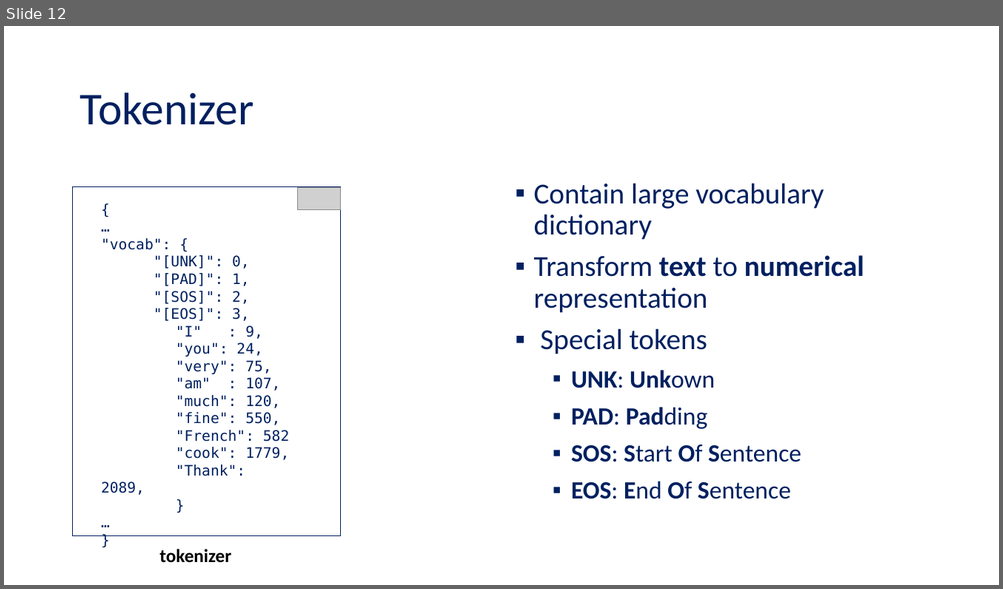
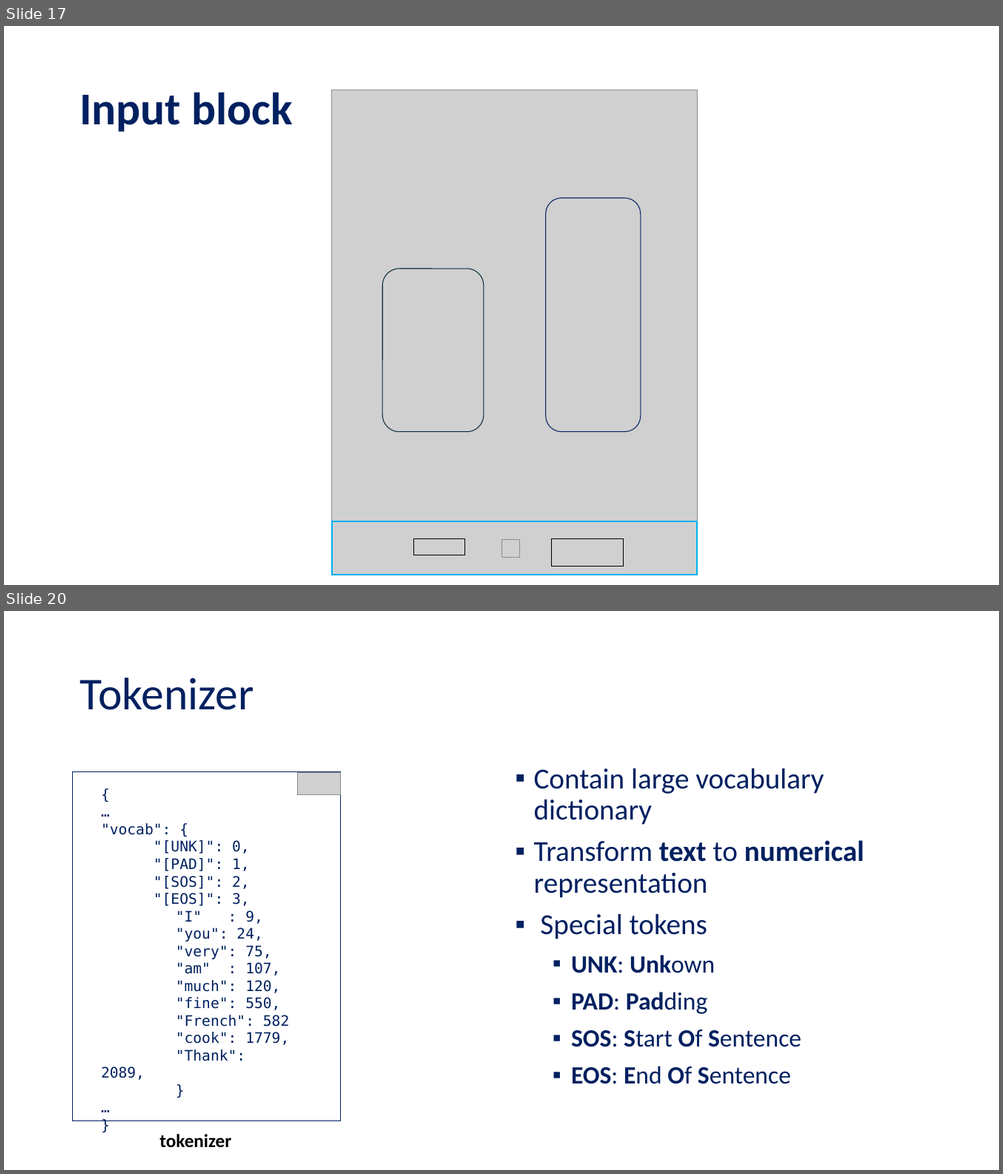
Before and after one commit to tanquangduong/transformer-pt, a slide deck: presentation/Introduction to Transformer.pptx. Shown one above the other, each under a label of ours: slide 12 before the commit, slides 17 and 20 after it; the slides between them are not shown. The pictures are 1003x589 and 1003x1174 pixels, drawn with LibreOffice and Linux fonts; fonts in the diff are those of the drawing; grey boxes stand for pictures. Boxes give left, top, right and bottom in pixels: in the first picture for what was removed or moved away, otherwise in the second. Text is boxed around its words. In the diff, an @@ line names an element or a change of style, - is before the commit and + after.

```diff
--- a/presentation/Introduction to Transformer.pptx
+++ b/presentation/Introduction to Transformer.pptx
@@ slide 17 added at <box>4,26,999,585</box>, background #FFFFFF @@
@@ title added at <box>79,92,292,132</box>, 44 pt, text #002060, bold @@
+Input block
@@ rectangle added at <box>332,521,697,574</box>, outline #00B0F0 1.5 pt @@
@@ group added at <box>332,90,697,575</box>: 2 pictures, 2 rounded rectangles, 2 rectangles @@
@@ what was slide 12 is now slide 20 @@
```
Also in this commit, not shown: 9 slides changed, 8 other slides added, 2 other files.
